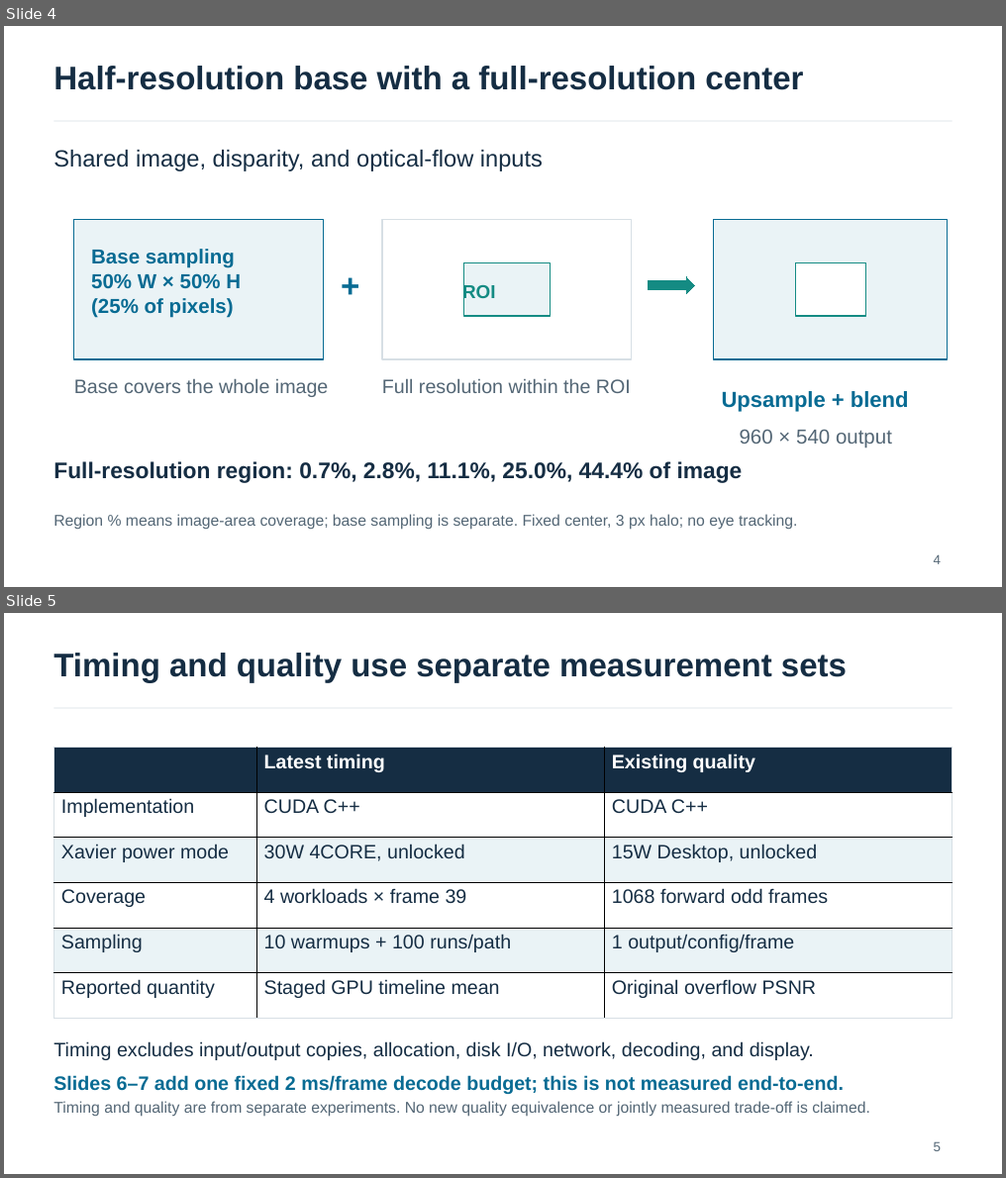
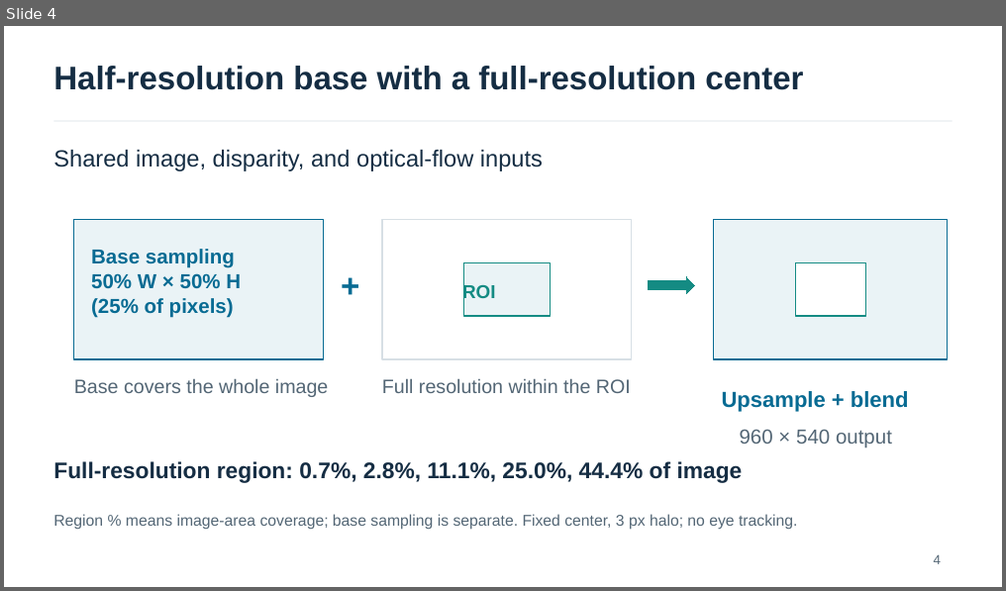
Before and after one commit to yingtian991221/stereo-eye-reconstruction, a slide deck: presentations/weekly_20261029/weekly_20261029_english_30w.pptx. Shown one above the other, each under a label of ours: slides 4 and 5 before the commit, slide 4 after it. The pictures are 1006x1178 and 1006x591 pixels, drawn with LibreOffice and Linux fonts; fonts in the diff are those of the drawing. Boxes give left, top, right and bottom in pixels: in the first picture for what was removed or moved away, otherwise in the second. Text is boxed around its words. In the diff, an @@ line names an element or a change of style, - is before the commit and + after.

Commit message:
Balance reconstruction diagrams and remove measurement scope slide

```diff
--- a/presentations/weekly_20261029/weekly_20261029_english_30w.pptx
+++ b/presentations/weekly_20261029/weekly_20261029_english_30w.pptx
@@ slide 5 removed at (x1=4, y1=613, x2=1002, y2=1174), background #FFFFFF @@
@@ text removed at (x1=54, y1=653, x2=846, y2=683) @@
-Timing and quality use separate measurement sets
@@ line removed from (54, 708) to (952, 708) @@
@@ table removed at (x1=54, y1=747, x2=953, y2=1018), 6 rows, 3 columns @@
- | Latest timing | Existing quality
-Implementation | CUDA C++ | CUDA C++
-Xavier power mode | 30W 4CORE, unlocked | 15W Desktop, unlocked
-Coverage | 4 workloads × frame 39 | 1068 forward odd frames
-Sampling | 10 warmups + 100 runs/path | 1 output/config/frame
-Reported quantity | Staged GPU timeline mean | Original overflow PSNR
@@ text removed at (x1=54, y1=1042, x2=814, y2=1060) @@
-Timing excludes input/output copies, allocation, disk I/O, network, decoding, and display.
@@ text removed at (x1=54, y1=1075, x2=844, y2=1094) @@
-Slides 6–7 add one fixed 2 ms/frame decode budget; this is not measured end-to-end.
@@ text removed at (x1=54, y1=1101, x2=870, y2=1117) @@
-Timing and quality are from separate experiments. No new quality equivalence or jointly measured trade-off is claimed.
@@ text removed at (x1=934, y1=1142, x2=941, y2=1152) @@
-5
```
Also in this commit, not shown: 4 slides changed, 3 other files.
